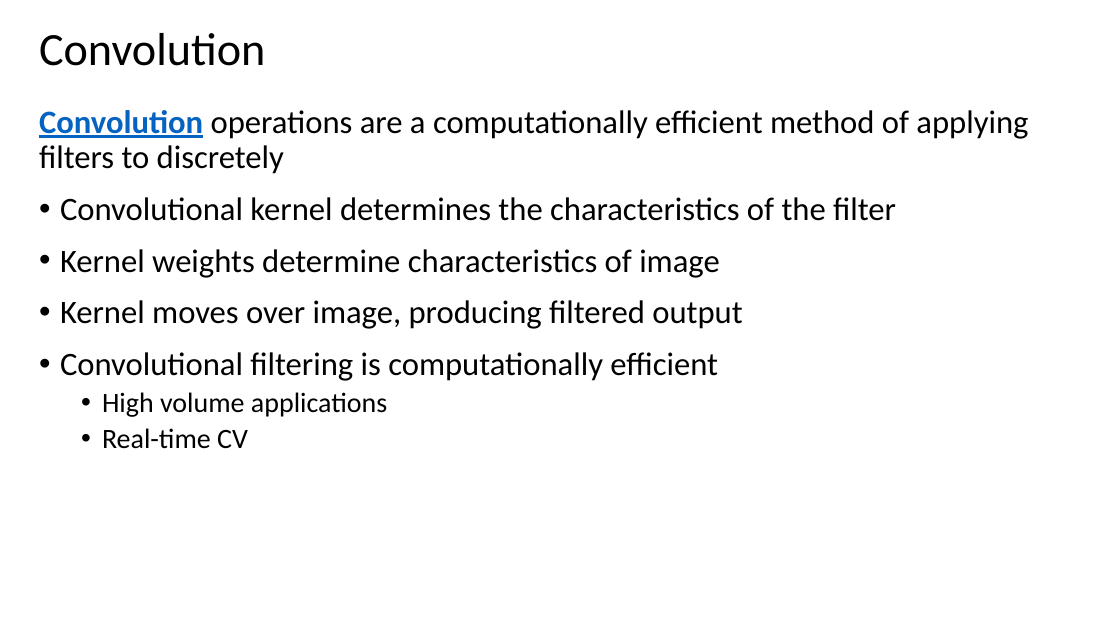
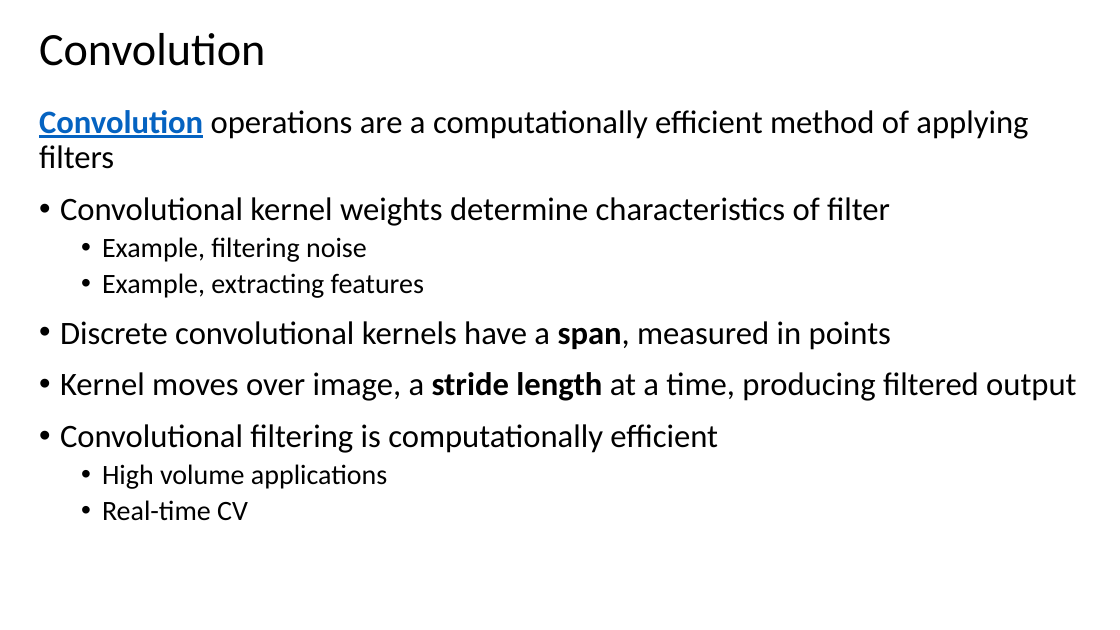
Before and after one commit to StephenElston/CSCI-E25, a slide deck: slide 5 of Slides/2_ConvolutionFilterig.pptx. Drawn at 1120x630 pixels with LibreOffice and Linux fonts; fonts in the diff are those of the drawing. Boxes give left, top, right and bottom in pixels: in the first picture for what was removed or moved away, otherwise in the second. Text is boxed around its words. In the diff, an @@ line names an element or a change of style, - is before the commit and + after.

Commit message:
Updates to CNN slides

```diff
--- a/Slides/2_ConvolutionFilterig.pptx
+++ b/Slides/2_ConvolutionFilterig.pptx
@@ text at box(39, 110, 1076, 401): text changed @@
-Convolution operations are a computationally efficient method of applying filters to discretely
-• Convolutional kernel determines the characteristics of the filter
-• Kernel weights determine characteristics of image
-• Kernel moves over image, producing filtered output
+Convolution operations are a computationally efficient method of applying filters
+• Convolutional kernel weights determine characteristics of filter
+  • Example, filtering noise
+  • Example, extracting features
+• Discrete convolutional kernels have a span, measured in points
+• Kernel moves over image, a stride length at a time, producing filtered output
```
Also in this commit, not shown: 9 other slides changed.
